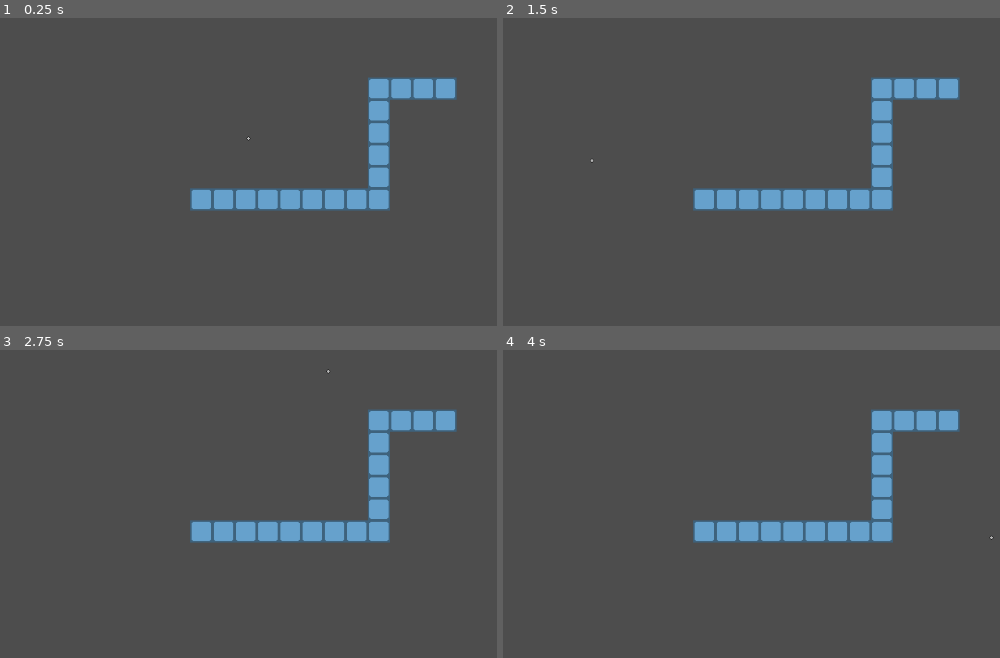
Above: before the commit, frames 1-4 (two rows, left to right).
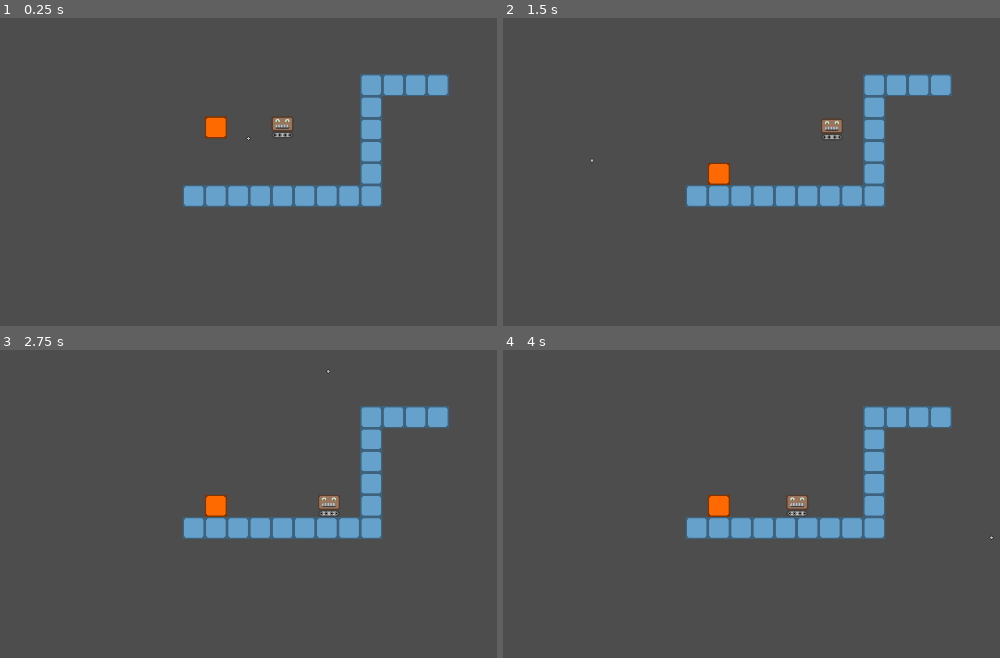
Above: after the commit, the same moments.

Repository: krotomo/glue-gun-game
Game: Godot game, scene res://scenes/main.tscn
Two runs of this game, one before a commit and one after it. Both use one fixed random seed, a clock stepped at 60 frames per second and the inputs below.
Inputs (mouse positions are in pixels of both pictures, inside the frame that each line leads up to):
- Up to frame 1 (0.25 s): no input
- Up to frame 2 (1.5 s): move the mouse to (925, 116) at 0.52 s; hold D (move_right) 0.53-1.28 s; click (925, 116) at 0.6 s; tap Space (jump) at 0.77 s; move the mouse to (592, 159) at 1.27 s; hold A (move_left) from 1.28 s (still down); click (592, 159) at 1.35 s
- Up to frame 3 (2.75 s): tap Space (jump) at 1.52 s; move the mouse to (328, 371) at 2.02 s; release A (move_left) at 2.03 s; hold D (move_right) from 2.03 s (still down); click (328, 371) at 2.1 s
- Up to frame 4 (4 s): move the mouse to (711, 559) at 2.77 s; click (711, 559) at 2.85 s; tap Space (jump) at 3.02, 3.77 s; move the mouse to (990, 537) at 3.52 s; release D (move_right) at 3.53 s; hold A (move_left) from 3.53 s (still down); click (990, 537) at 3.6 s

The runs differ from the first frame. In frame 1, 4.8% of the frame differs, in the area x 36-92%, y 18-63%; in frame 2, 4.8%; in frame 3, 4.8%; in frame 4, 4.8%.
Error before the commit: Invalid assignment of property or key 'texture' with value of type 'CompressedTexture2D' on a base object of type 'Nil'. (res://scripts/tile_map_layer.gd:23)

Commit message:
finished tile layer setup

Diff:
--- a/assets/tile_set.tres
+++ b/assets/tile_set.tres
@@ -41,6 +41,7 @@
 14:4/0 = 0
 14:6/size_in_atlas = Vector2i(2, 2)
 14:6/0 = 0
+14:6/0/custom_data_0 = 1
 12:4/size_in_atlas = Vector2i(2, 2)
 12:4/0 = 0
 12:6/size_in_atlas = Vector2i(2, 2)
@@ -74,6 +75,7 @@
 texture = ExtResource("2_6b05i")
 texture_region_size = Vector2i(32, 32)
 0:0/0 = 0
+0:0/0/custom_data_0 = 2
 
 [resource]
 tile_size = Vector2i(32, 32)
--- a/scenes/block.tscn
+++ b/scenes/block.tscn
@@ -6,6 +6,8 @@
 
 [node name="Block" type="Node2D" groups=["block"]]
 script = ExtResource("1_8rrkd")
+texture = ExtResource("1_ge3ow")
+texture_origin = Vector2i(96, 96)
 
 [node name="Sprite2D" type="Sprite2D" parent="."]
 texture = ExtResource("1_ge3ow")
--- a/scenes/main.tscn
+++ b/scenes/main.tscn
@@ -22,6 +22,6 @@
 region_rect = Rect2(0, 0, 7, 7)
 
 [node name="TileMapLayer" type="TileMapLayer" parent="."]
-tile_map_data = PackedByteArray("AAD9/wIAAAAGAAYAAAD+/wIAAAA …(208 unchanged characters)… GAAYAAAAHAP3/AAAGAAYAAAD8/wIAAAAGAAYAAAA=")
+tile_map_data = PackedByteArray("AAD9/wIAAAAGAAYAAAD+/wIAAAA …(208 unchanged characters)… GAAYAAAAHAP3/AAAGAAYAAAD8/wIAAAAGAAYAAAAAAP7/AQAAAAAAAAD9//7/AAAOAAYAAAA=")
 tile_set = ExtResource("4_1jhi4")
 script = ExtResource("5_tbeok")
--- a/scenes/robobo.tscn
+++ b/scenes/robobo.tscn
@@ -4,7 +4,6 @@
 [ext_resource type="Texture2D" uid="uid://ue2u2kmjpw5j" path="res://assets/robobo.png" id="1_7y1cg"]
 
 [node name="Robobo" instance=ExtResource("1_0pd24")]
-type = 0
 
 [node name="Sprite2D" parent="." index="0"]
 texture = ExtResource("1_7y1cg")
--- a/scripts/block.gd
+++ b/scripts/block.gd
@@ -1,8 +1,10 @@
 class_name Block
 extends Node2D
 
-enum Type { PLAYER, SOLID, WALL }
+enum Type { WALL, SOLID, PLAYER }
 @export var type : Type = Type.WALL
+@export var texture : Texture2D
+@export var texture_origin : Vector2i
 @onready var sprite = $Sprite2D
 @onready var left = $Left
 @onready var right = $Right
@@ -13,7 +15,9 @@
 
 
 func _ready():
-	print("Block ready")
+	sprite.texture = texture
+	sprite.region_enabled = true
+	sprite.region_rect = Rect2(texture_origin, Vector2(SIZE, SIZE))
 	left.create_connection.connect(on_create_connection)
 	right.create_connection.connect(on_create_connection)
 	up.create_connection.connect(on_create_connection)
@@ -25,7 +29,7 @@
 
 
 func on_create_connection(this_connector, other_connector):
-	Game.reference_node.add_connection(this_connector, other_connector, this_connector.direction)
+	Game.reference_node.add_connection(this_connector, other_connector)
 
 
 func on_delete_connection(this_connector):
--- a/scripts/block_group.gd
+++ b/scripts/block_group.gd
@@ -6,7 +6,8 @@
 const GRAVITY = 1000
 const ACCELERATION = 2500
 const MAX_SPEED = 200
-const JUMP_SPEED = 420
+const JUMP_SPEED = 440
+const MAX_FALL_SPEED = 800
 
 var blocks = []
 var velocity : Vector2 = Vector2.ZERO
@@ -17,7 +18,7 @@
 	if get_type() == Type.WALL:
 		velocity = Vector2.ZERO
 		return
-	velocity.y += GRAVITY * delta
+	velocity.y = move_toward(velocity.y, MAX_FALL_SPEED, GRAVITY * delta)
 	if get_type() == Type.PLAYER:
 		if Input.is_action_pressed("move_right"):
 			velocity.x = move_toward(velocity.x, MAX_SPEED, ACCELERATION * delta)
--- a/scripts/camera_2d.gd
+++ b/scripts/camera_2d.gd
@@ -7,5 +7,5 @@
 
 
 # Called every frame. 'delta' is the elapsed time since the previous frame.
-func _process(delta):
+func _process(_delta):
 	cursor.global_position = get_global_mouse_position()
--- a/scripts/game.gd
+++ b/scripts/game.gd
@@ -1,7 +1,6 @@
 extends Node
 
 
-const BLOCK_SIZE = 32
 var reference_node : Node2D = null
 var nearest_connector : Connector = null
 var next_block_id = 0
--- a/scripts/main.gd
+++ b/scripts/main.gd
@@ -20,6 +20,7 @@
 
 
 func add_blocks(blocks: Array[Block]):
+	print("Adding blocks: ", blocks)
 	var group = BlockGroup.new()
 	group.blocks.append_array(blocks)
 	block_groups.append(group)
@@ -49,7 +50,7 @@
 	return null
 
 
-func add_connection(connector_a: Connector, connector_b: Connector, direction: Connector.Direction):
+func add_connection(connector_a: Connector, connector_b: Connector):
 	if connector_b not in connector_a.get_overlapping_areas():
 		return
 	var block_a = connector_a.get_parent()
--- a/scripts/tile_map_layer.gd
+++ b/scripts/tile_map_layer.gd
@@ -8,22 +8,18 @@
 func _ready():
 	var tiles = get_used_cells()
 	for tile in tiles:
-		var block = block_scene.instantiate()
-		print(block)
-		block.global_position = local_to_map(tile)
-		get_parent().add_child(block)
+		var block : Block = block_scene.instantiate()
+		block.global_position = to_global(map_to_local(tile))
+		get_parent().call_deferred("add_child", block)
 
-		var tile_data = get_cell_tile_data(tile)
-		var texture_origin = tile_data.texture_origin
+		var tile_data : TileData = get_cell_tile_data(tile)
 		var source : TileSetAtlasSource = tile_set.get_source(get_cell_source_id(tile))
 		var texture = source.texture
-		print(texture)
+		var texture_origin = source.get_tile_texture_region(get_cell_atlas_coords(tile))
+		block.texture = texture
+		block.texture_origin = texture_origin.position
+		block.type = tile_data.get_custom_data("type")
 
-		print(block.sprite)
-		block.sprite.texture = texture
-		block.sprite.region_enabled = true
-		block.sprite.region_rect = Rect2(
-			texture_origin, Vector2(Game.BLOCK_SIZE, Game.BLOCK_SIZE))
-
-		get_parent().add_blocks([block])
+		var blocks : Array[Block] = [block]
+		get_parent().call_deferred("add_blocks", blocks)
 	queue_free()
